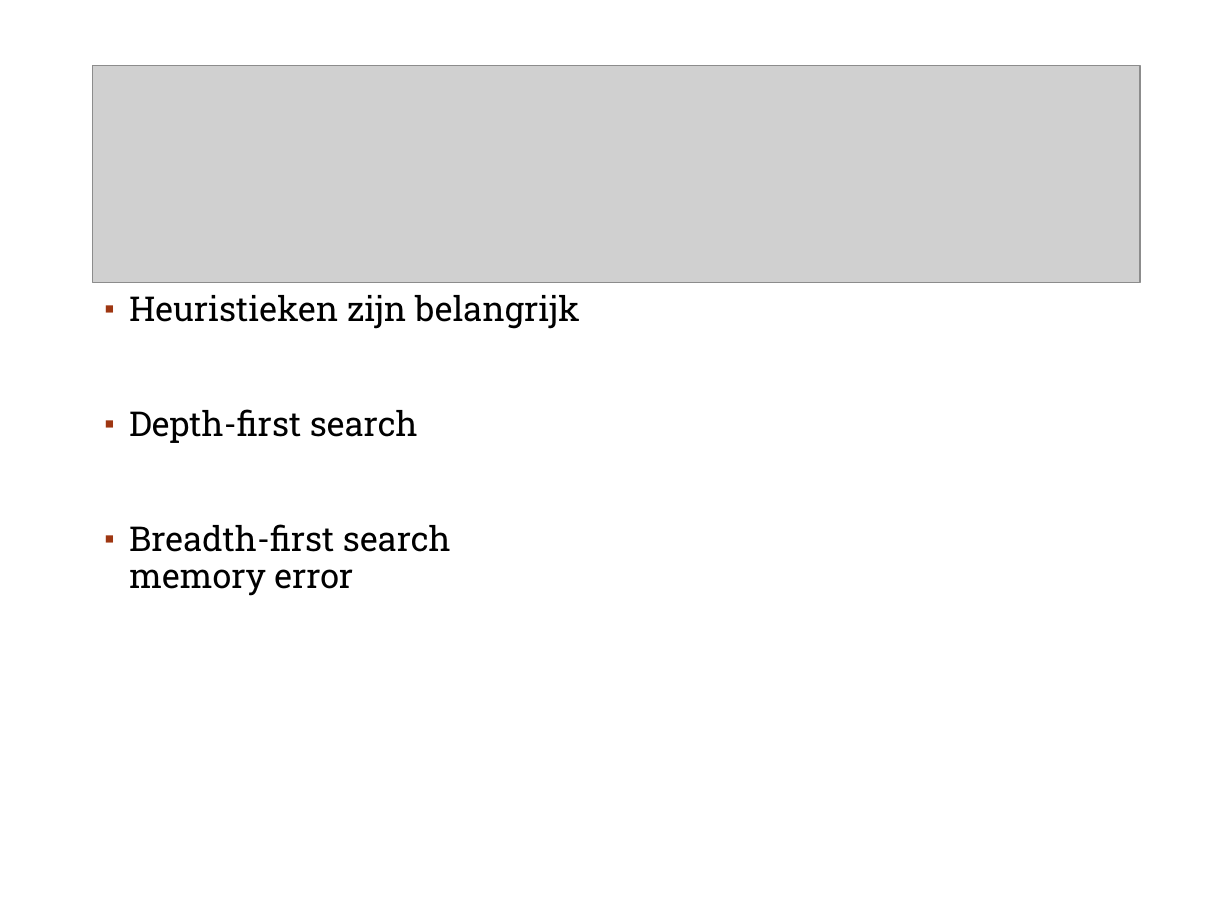
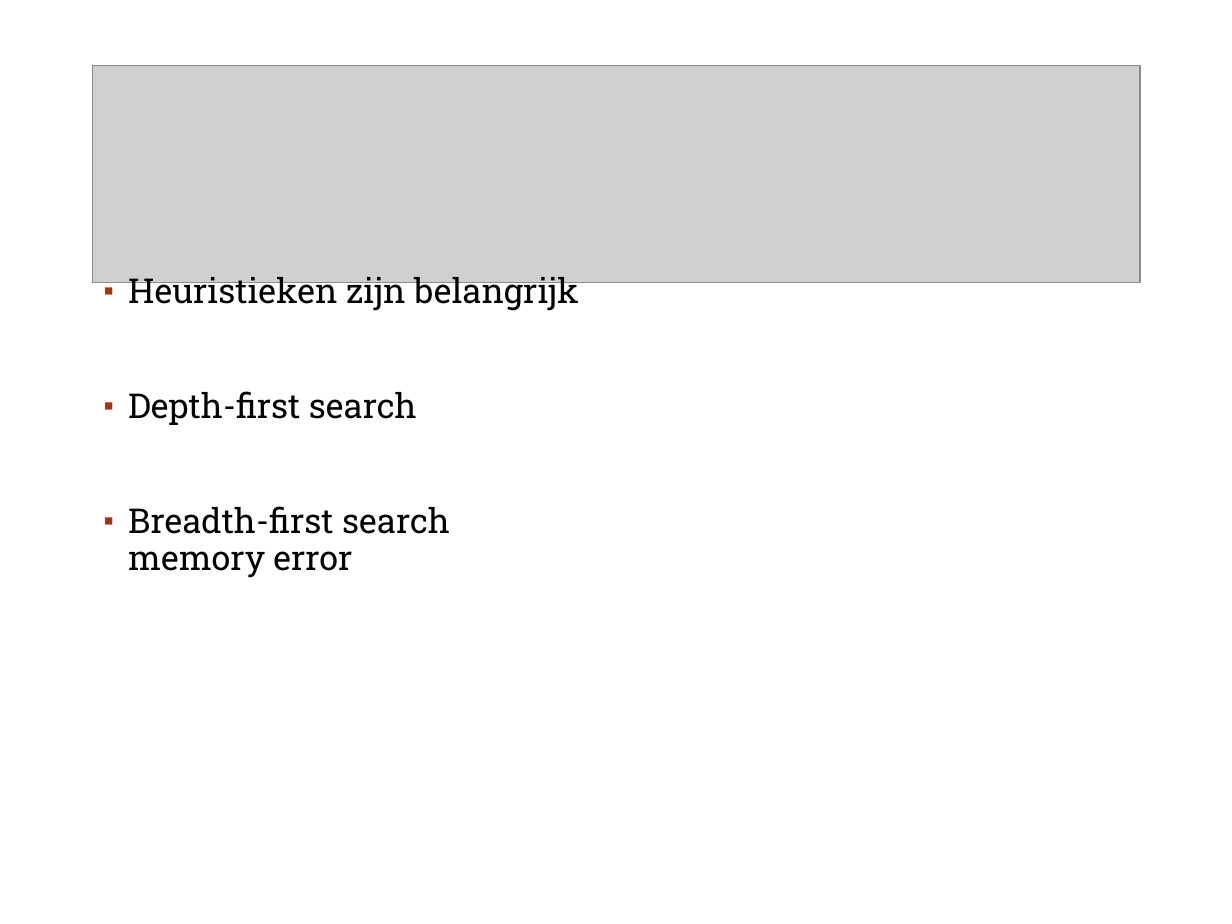
Before and after one commit to A-meerdervan/RushHourGit, a slide deck: slide 15 of eindpresentatie.ppt (slide 13 before the commit). Drawn at 1232x924 pixels with LibreOffice and Linux fonts; fonts in the diff are those of the drawing; grey boxes stand for pictures; background and template pictures are left out. Boxes give left, top, right and bottom in pixels: in the first picture for what was removed or moved away, otherwise in the second. Text is boxed around its words. In the diff, an @@ line names an element or a change of style, - is before the commit and + after.

```diff
--- a/eindpresentatie.ppt
+++ b/eindpresentatie.ppt
@@ text "Heuristieken zijn belangrijk": place and size @@
-text "Heuristieken zijn belangrijk" at <box>129,295,580,596</box>
+text "Heuristieken zijn belangrijk" at <box>128,277,579,578</box>
```
Also in this commit, not shown: 2 other slides changed, 4 slides added, 2 slides removed.
